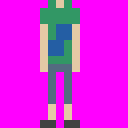
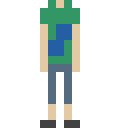
The second 128×128 image is a revision of the first. Changes to its layers:
hid "Capa 1" over box(0, 0, 128, 128)
